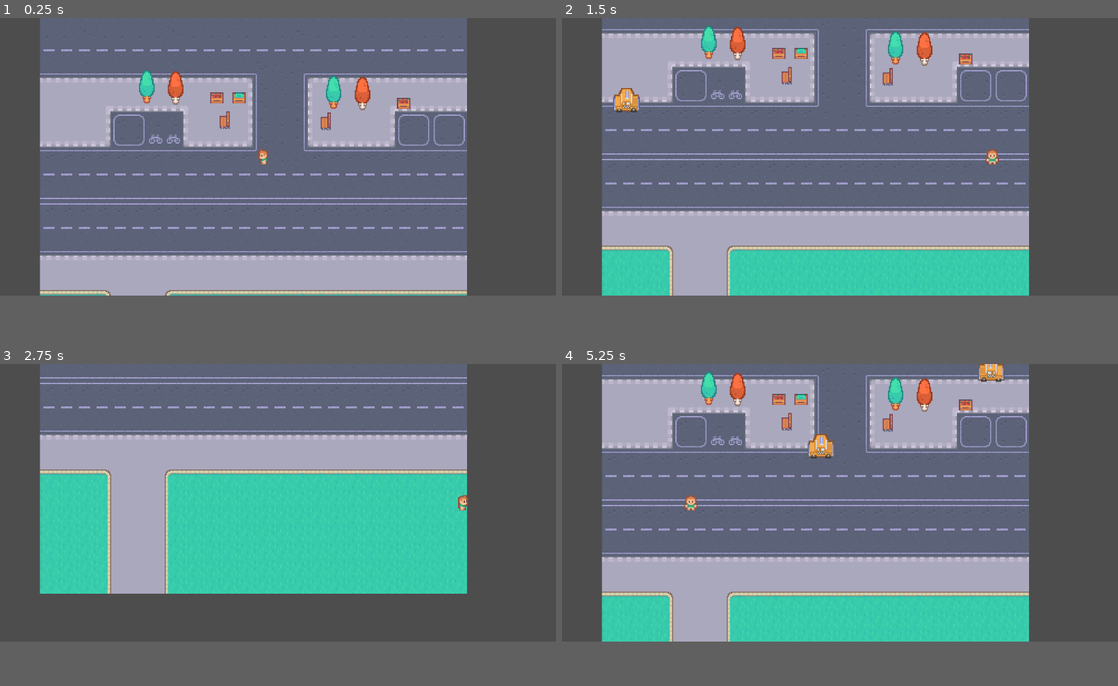
Above: before the commit, frames 1-4 (two rows, left to right).
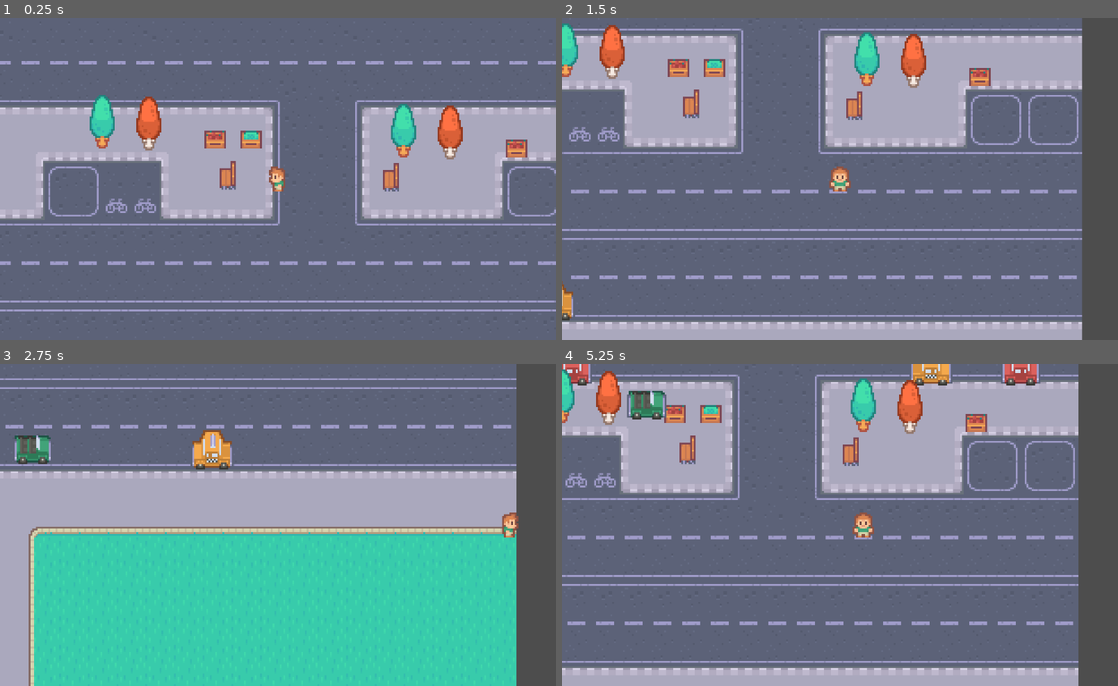
Above: after the commit, the same moments.

Repository: fanjiuwu/godot
Game: Godot game, scene res://scenes/game.tscn
Two runs of this game, one before a commit and one after it. Both use one fixed random seed, a clock stepped at 60 frames per second and the inputs below.
Inputs:
- Up to frame 1 (0.25 s): no input
- Up to frame 2 (1.5 s): tap Enter at 0.5 s; hold Right (right) 0.53-1.28 s; tap Space (confirm) at 0.6, 1.35 s; hold Down (down) from 1.28 s (still down)
- Up to frame 3 (2.75 s): release Down (down) at 2.03 s; hold Right (right) from 2.03 s (still down); tap Space (confirm) at 2.1 s
- Up to frame 4 (5.25 s): release Right (right) at 2.78 s; hold Up (up) 2.78-3.53 s; tap Space (confirm) every 0.75 s from 2.85 to 5.1 s; hold Left (left) 3.53-5.03 s; hold Down (down) from 5.03 s (still down)
In our replay, the window is 800x400 before the commit and 800x464 after it. These sizes can differ from the game's own. Grey fills any space a smaller window leaves; there, only what the larger window draws over its background counts as a difference.

The runs differ from the first frame. In frame 1, 55% of the frame differs, in the area x 0-100%, y 0-92%; in frame 2, 60%; in frame 3, 53%; in frame 4, 61%, in the area x 0-100%, y 0-100%.

Commit message:
3

Diff:
--- /dev/null
+++ b/00.frogger/global.tscn
@@ -0,0 +1,9 @@
+[gd_scene format=3 uid="uid://bdqjruu42g3dc"]
+
+[ext_resource type="AudioStream" uid="uid://d05385du5fc0j" path="res://audio/S31-City on Speed.ogg" id="1_6q3x5"]
+
+[node name="Global" type="Node2D" unique_id=872429472]
+
+[node name="AudioStreamPlayer2D" type="AudioStreamPlayer2D" parent="." unique_id=998688399]
+stream = ExtResource("1_6q3x5")
+autoplay = true
--- a/00.frogger/project.godot
+++ b/00.frogger/project.godot
@@ -19,10 +19,14 @@
 config/features=PackedStringArray("4.7", "Forward Plus")
 config/icon="res://icon.svg"
 
+[autoload]
+
+Global="*uid://bdqjruu42g3dc"
+
 [display]
 
-window/size/viewport_width=2000
-window/size/viewport_height=1000
+window/size/viewport_width=1240
+window/size/viewport_height=720
 
 [input]
 
--- a/00.frogger/scenes/car.gd
+++ b/00.frogger/scenes/car.gd
@@ -2,6 +2,11 @@
 
 var direction=Vector2.LEFT
 var speed=100
+var colors =[
+	preload("res://graphics/cars/green.png"),
+	preload("res://graphics/cars/red.png"),
+	preload("res://graphics/cars/yellow.png")
+]
 
 # Called when the node enters the scene tree for the first time.
 func _ready() -> void:
@@ -9,6 +14,7 @@
 		direction.x=1
 		$Sprite2D.flip_h=true
 
+	$Sprite2D.texture=colors.pick_random()
 
 # Called every frame. 'delta' is the elapsed time since the previous frame.
 func _process(delta: float) -> void:
--- a/00.frogger/scenes/game.tscn
+++ b/00.frogger/scenes/game.tscn
@@ -23,14 +23,12 @@
 size = Vector2(7, 10)
 
 [node name="Game" type="Node2D" unique_id=206744984]
-position = Vector2(-22, -86)
 script = ExtResource("1_lbhrr")
 metadata/_edit_vertical_guides_ = [-214.0]
 metadata/_edit_horizontal_guides_ = [-407.0]
 
 [node name="BG" type="Sprite2D" parent="." unique_id=996609407]
 texture = ExtResource("1_yqjtg")
-metadata/_edit_lock_ = true
 
 [node name="Borders" type="Node2D" parent="." unique_id=157823846]
 
@@ -64,6 +62,7 @@
 [node name="Timer" type="Node" parent="." unique_id=998833964]
 
 [node name="CarTimer" type="Timer" parent="Timer" unique_id=1304115821]
+wait_time = 0.5
 autostart = true
 
 [node name="Objects" type="Node2D" parent="." unique_id=1013943202]
@@ -76,7 +75,7 @@
 position = Vector2(-96, 25)
 
 [node name="Player" parent="Objects" unique_id=596181575 instance=ExtResource("2_lnu2h")]
-position = Vector2(9, 88)
+position = Vector2(2, 57)
 
 [node name="Box" parent="Objects" unique_id=1458189991 instance=ExtResource("5_iywne")]
 position = Vector2(-13, 35)
@@ -120,7 +119,7 @@
 position = Vector2(183, 8)
 
 [node name="Marker2D5" type="Marker2D" parent="CarStartPositions" unique_id=961459756]
-position = Vector2(182, 56)
+position = Vector2(182, 55)
 
 [node name="Marker2D6" type="Marker2D" parent="CarStartPositions" unique_id=1339594030]
 position = Vector2(-223, -177)
@@ -132,7 +131,7 @@
 position = Vector2(-222, 30)
 
 [node name="Marker2D9" type="Marker2D" parent="CarStartPositions" unique_id=905494001]
-position = Vector2(-220, 77)
+position = Vector2(-201, 165)
 
 [connection signal="body_entered" from="Borders/FinishArea2D" to="." method="_on_finish_area_2d_body_entered"]
 [connection signal="timeout" from="Timer/CarTimer" to="." method="_on_car_timer_timeout"]
--- a/00.frogger/scenes/player.gd
+++ b/00.frogger/scenes/player.gd
@@ -28,8 +28,6 @@
 			if direction.y>0:
 				$AnimatedSprite2D.animation='down'
 
-
-
 	else:
 		$AnimatedSprite2D.frame=0
 # Called when the node enters the scene tree for the first time.
